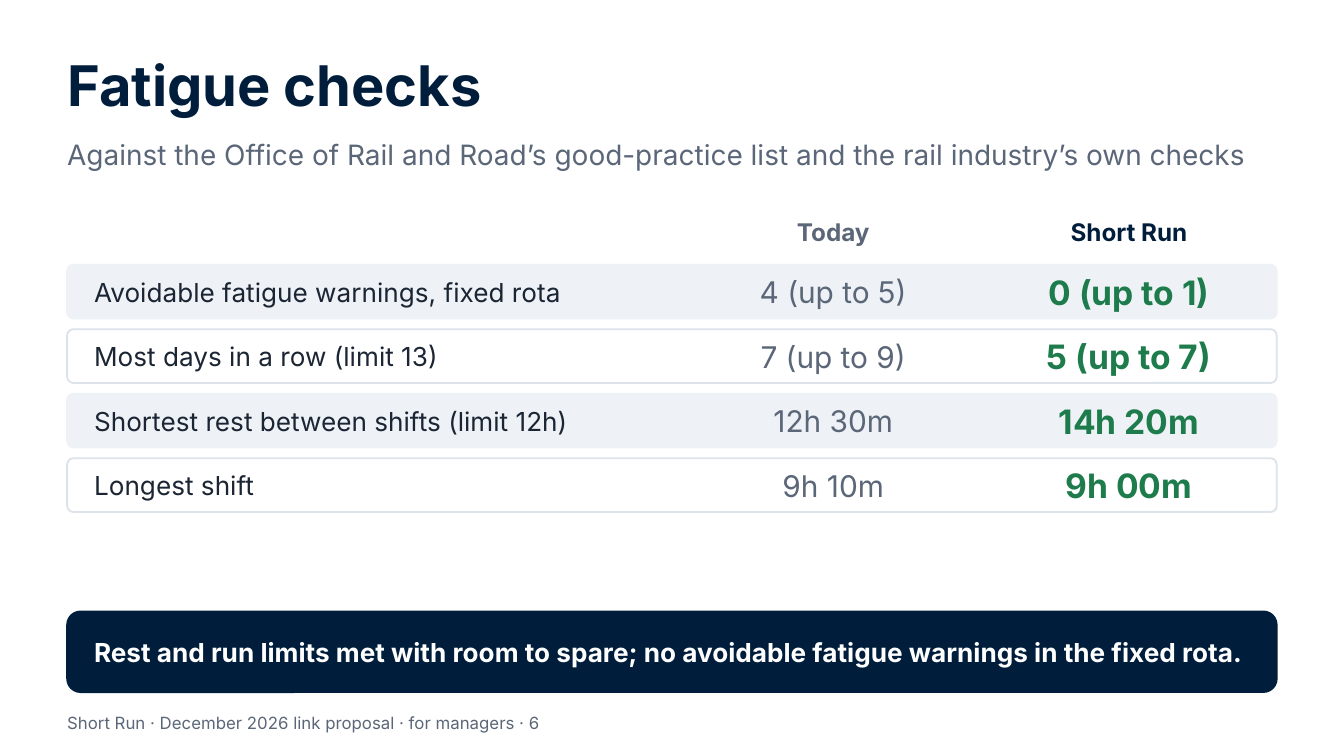
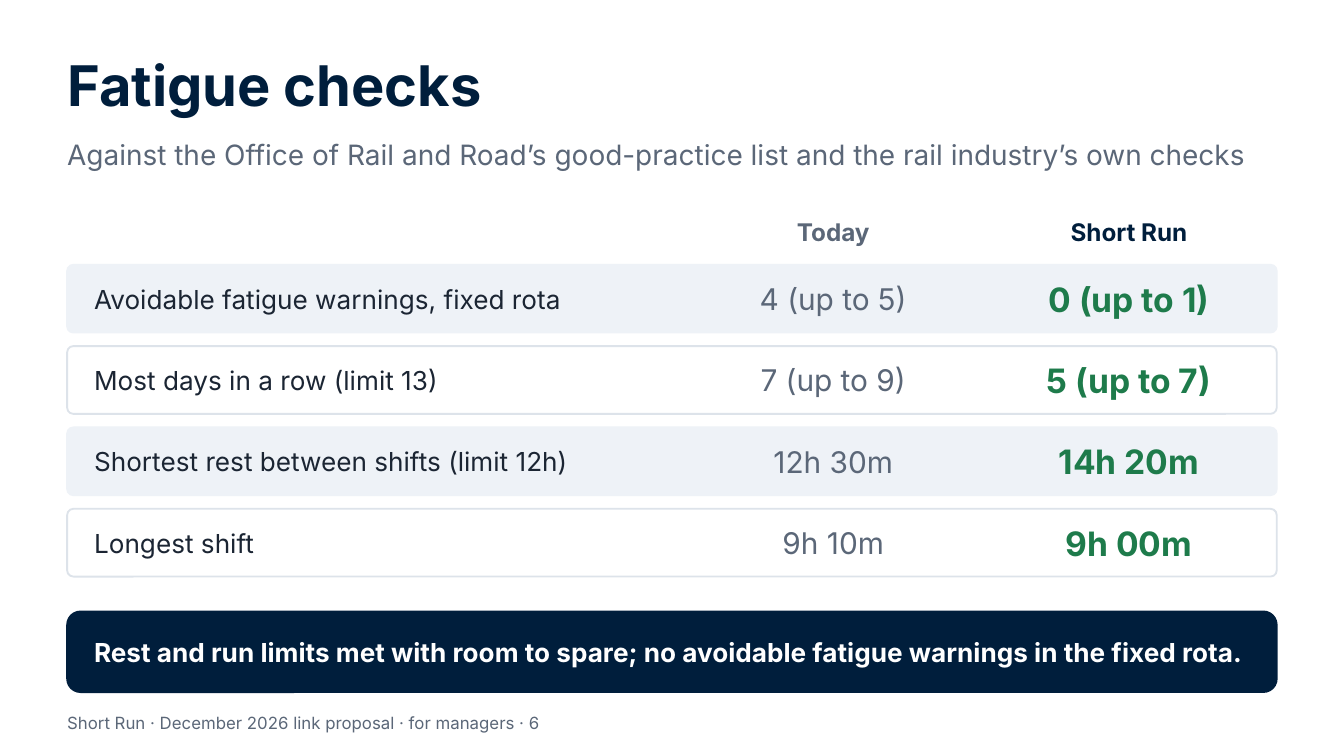
Before and after one commit to Garethdavidmiller/roster-app, a slide deck: slide 6 of docs/links-26/presentations/Short-Run-for-managers.pptx. Drawn at 1344x756 pixels with LibreOffice and Linux fonts; fonts in the diff are those of the drawing. Boxes give left, top, right and bottom in pixels: in the first picture for what was removed or moved away, otherwise in the second. Text is boxed around its words. In the diff, an @@ line names an element or a change of style, - is before the commit and + after.

```diff
--- a/docs/links-26/presentations/Short-Run-for-managers.pptx
+++ b/docs/links-26/presentations/Short-Run-for-managers.pptx
@@ rounded rectangle: place and size @@
-rounded rectangle at (67,265,1277,319)
+rounded rectangle at (67,265,1277,332)
@@ text "Avoidable fatigue warnings, fixed rota": place and size @@
-text "Avoidable fatigue warnings, fixed rota" at (94,282,560,308)
+text "Avoidable fatigue warnings, fixed rota" at (94,289,560,315)
@@ text "4 (up to 5)": place and size @@
-text "4 (up to 5)" at (760,278,907,309)
+text "4 (up to 5)" at (760,285,907,316)
@@ text "0 (up to 1)": place and size @@
-text "0 (up to 1)" at (1048,277,1209,312)
+text "0 (up to 1)" at (1048,284,1209,319)
@@ rounded rectangle: place and size @@
-rounded rectangle at (67,329,1277,383)
+rounded rectangle at (67,347,1277,414)
@@ text "Most days in a row ...": place and size @@
-text "Most days in a row ..." at (94,344,437,372)
+text "Most days in a row ..." at (94,368,437,396)
@@ text "7 (up to 9)": place and size @@
-text "7 (up to 9)" at (761,343,905,374)
+text "7 (up to 9)" at (761,366,905,397)
@@ text "5 (up to 7)": place and size @@
-text "5 (up to 7)" at (1047,341,1211,376)
+text "5 (up to 7)" at (1047,365,1211,400)
@@ rounded rectangle: place and size @@
-rounded rectangle at (67,394,1277,448)
+rounded rectangle at (67,427,1277,495)
@@ text "Shortest rest between shifts (limit ...": place and size @@
-text "Shortest rest between shifts (limit ..." at (94,411,568,435)
+text "Shortest rest between shifts (limit ..." at (94,451,568,475)
@@ text "12h 30m": place and size @@
-text "12h 30m" at (773,410,893,432)
+text "12h 30m" at (773,451,893,473)
@@ text "14h 20m": place and size @@
-text "14h 20m" at (1059,409,1199,435)
+text "14h 20m" at (1059,449,1199,475)
@@ proportions changed in 4 elements at (67,265,1277,332), (67,347,1277,414), (67,427,1277,495), (67,509,1277,577) @@
@@ rounded rectangle: place and size @@
-rounded rectangle at (67,458,1277,512)
+rounded rectangle at (67,509,1277,577)
@@ text "Longest shift": place and size @@
-text "Longest shift" at (94,475,254,501)
+text "Longest shift" at (94,533,254,559)
@@ text "9h 10m": place and size @@
-text "9h 10m" at (782,475,884,498)
+text "9h 10m" at (782,532,884,555)
@@ text "9h 00m": place and size @@
-text "9h 00m" at (1066,473,1192,499)
+text "9h 00m" at (1066,531,1192,557)
```
Also in this commit, not shown: 3 other slides changed, 13 other files.
